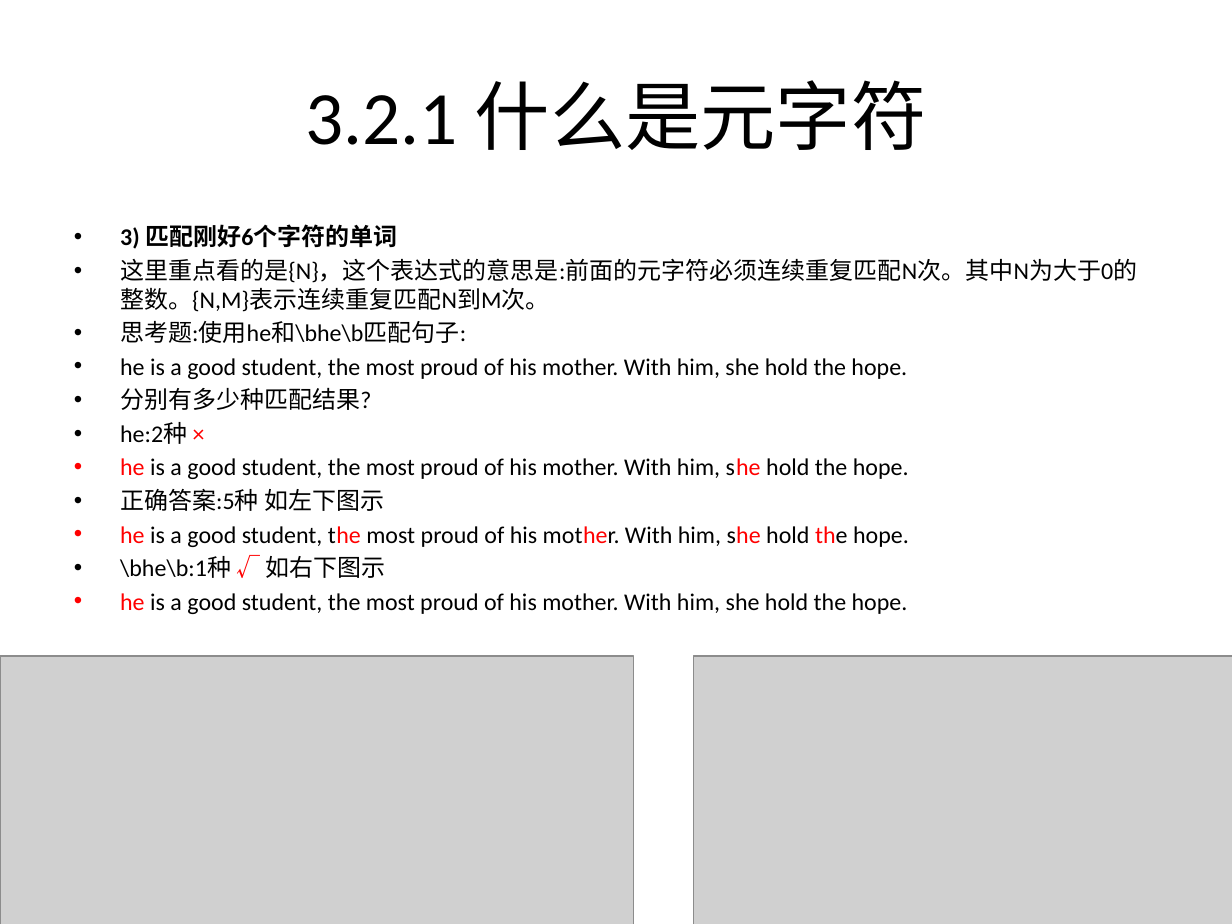
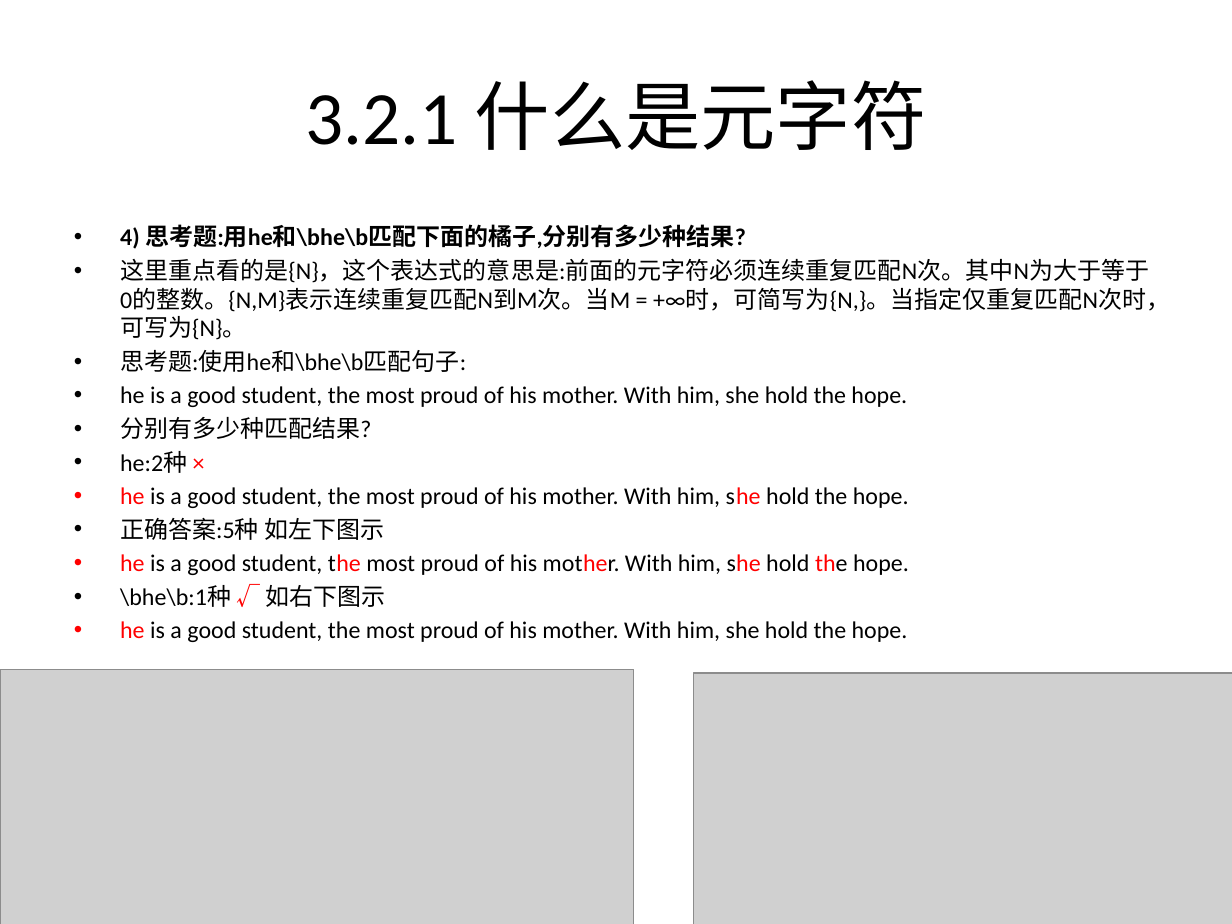
Before and after one commit to rayallen20/regularExpressions, a slide deck: slide 14 of 《PHP核心技术与最佳实践》第3章--正则表达式基础与应用/3.2 正则表达式中的元字符.pptx (slide 12 before the commit). Drawn at 1232x924 pixels with LibreOffice and Linux fonts; fonts in the diff are those of the drawing; grey boxes stand for pictures. Boxes give left, top, right and bottom in pixels: in the first picture for what was removed or moved away, otherwise in the second. Text is boxed around its words. In the diff, an @@ line names an element or a change of style, - is before the commit and + after.

Commit message:
复习3.1和3.2的内容
修改部分为查漏补缺
具体内容为:
1. 加深了对\d的理解
2.修改了一个正则表达式,使其符合需求

```diff
--- a/《PHP核心技术与最佳实践》第3章--正则表达式基础与应用/3.2 正则表达式中的元字符.pptx
+++ b/《PHP核心技术与最佳实践》第3章--正则表达式基础与应用/3.2 正则表达式中的元字符.pptx
@@ text at [120, 224, 1170, 340]: text changed @@
-• 3) 匹配刚好6个字符的单词
-• 这里重点看的是{N}，这个表达式的意思是:前面的元字符必须连续重复匹配N次。其中N为大于0的整数。{N,M}表示连续重复匹配N到M次。
+• 4) 思考题:用he和\bhe\b匹配下面的橘子,分别有多少种结果?
+• 这里重点看的是{N}，这个表达式的意思是:前面的元字符必须连续重复匹配N次。其中N为大于等于0的整数。{N,M}表示连续重复匹配N到M次。当M = +∞时，可简写为{N,}。当指定仅重复匹配N次时，可写为{N}。
@@ picture: place and size @@
-picture at [0, 655, 634, 924]
+picture at [0, 669, 634, 924]
@@ picture: place and size @@
-picture at [694, 655, 1232, 924]
+picture at [694, 673, 1232, 924]
```
Also in this commit, not shown: 2 other slides changed, 2 slides added, 2 other files.
